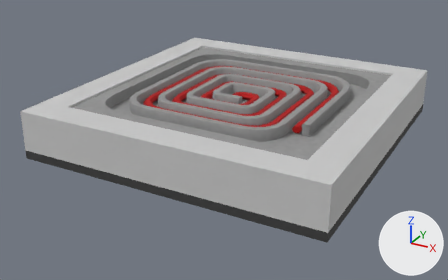
Two versions of the FBX model VC_SPHX/Assets/SPHX/ArtisticAssets/Art/设备资产/7_蛋白质测定/Meshes/凯氏定氮法之手动法/SM_加热装置_001.fbx, one commit apart.
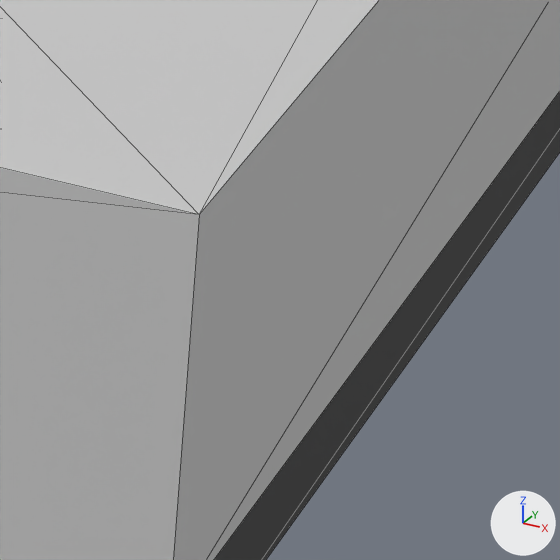
There are two pictures of each version: one whole from a camera (50 mm lens) standing at (0.739, -0.5213, 1.0123) and looking at (0.5007, -0.088, 0.7956), one close up on the part from 69% to 84% of the width and 57% to 81% of the height. Lighting does not change. The marker at lower right points along +X, +Y and +Z. The close-ups show mesh edges as thin lines. Where no turn or scale is listed for an object, it has been applied to the vertices. Vertices at the same position are counted once.

Objects in the first close-up: 'SM_加热装置_001'.
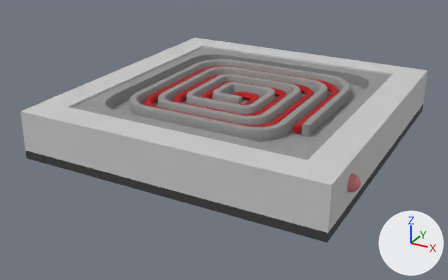
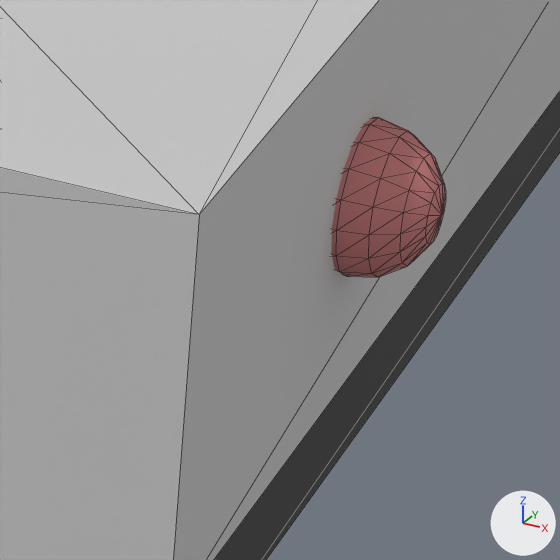
Edits to the bpy script that builds the scene:
```text
Add mat_mi_指示灯:
    mat_mi_指示灯 = principled_material('MI_指示灯')
    mat_mi_指示灯.base_color = (0.588, 0.204, 0.204)  # pink #ca7d7d
    mat_mi_指示灯.roughness = 0.859
Change me_mesh:
    used by ob_sm_加热装置_001; location = (0.5092, -0.0755, 0.798)
    remove me_mesh.from_pydata(...)  # 986 vertices, 1944 faces; spans x -0.127..0.127, y -0.126..0.136, z 0.0..0.04
    remove me_mesh.materials.append(mat_mi_glass)  # light grey #cacaca
    add me_mesh.from_pydata(...)  # 1100 vertices, 2168 faces; spans x -0.127..0.134, y -0.126..0.136, z 0.0..0.04
    me_mesh part 1: a new loose piece, a UV sphere (16 segments, 8 rings, poles along x) spanning x 0.121..0.134, y -0.093..-0.08, z 0.018..0.03, in mat_mi_指示灯 (pink #ca7d7d)
    add me_mesh.materials.append(mat_mi_指示灯)  # pink #ca7d7d
```

What differs and where, as boxes (x1, y1, x2, y2) in the close-ups (560 x 560 px):
part 1 of me_mesh, added
    after: (332, 117, 446, 277)
